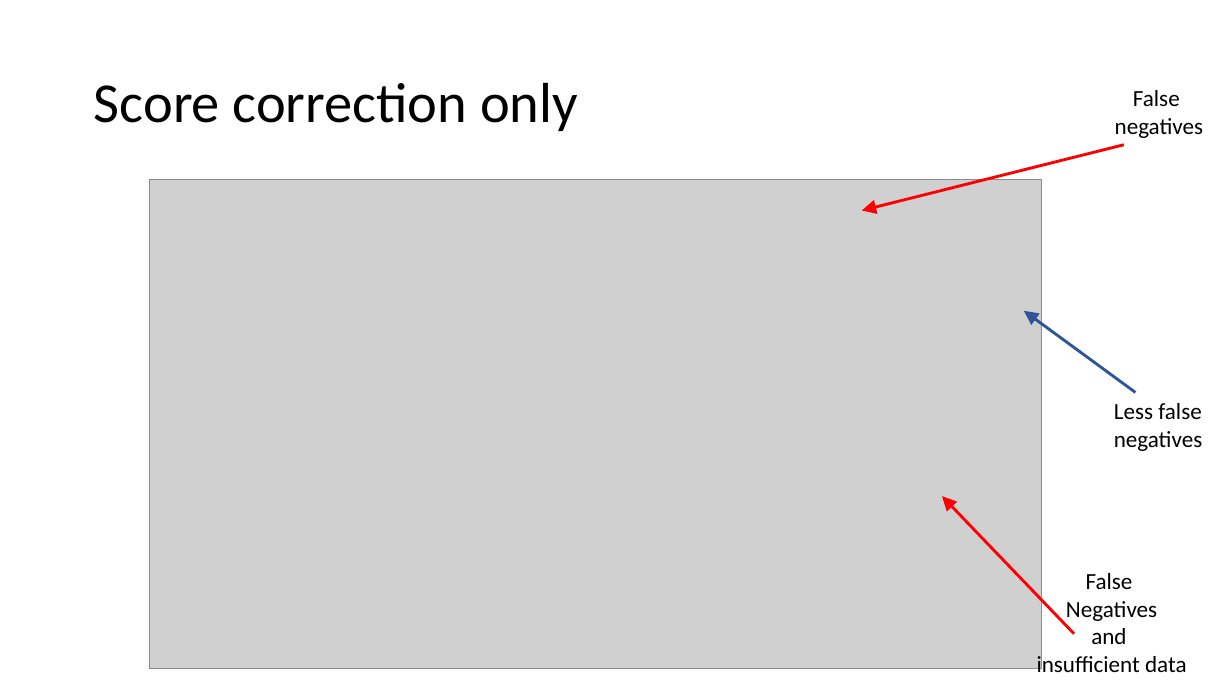
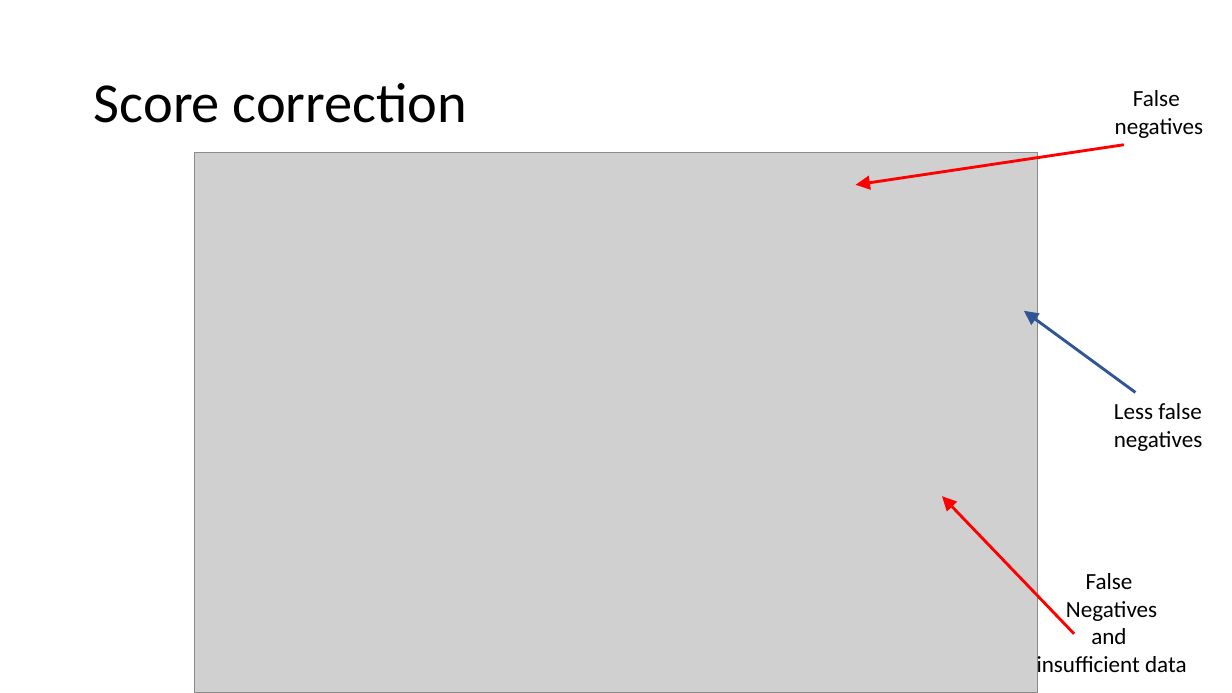
Before and after one commit to Slendercoder/DCL-DataAnalysis, a slide deck: slide 7 of DataCorrection.pptx (slide 6 before the commit). Drawn at 1232x693 pixels with LibreOffice and Linux fonts; fonts in the diff are those of the drawing; grey boxes stand for pictures. Boxes give left, top, right and bottom in pixels: in the first picture for what was removed or moved away, otherwise in the second. Text is boxed around its words. In the diff, an @@ line names an element or a change of style, - is before the commit and + after.

```diff
--- a/DataCorrection.pptx
+++ b/DataCorrection.pptx
@@ title at box(94, 83, 468, 123): text changed @@
-Score correction only
+Score correction
@@ arrow moved from (1124, 145) - (862, 211) to (1124, 145) - (856, 185) @@
@@ picture: place and size @@
-picture at box(149, 180, 1042, 669)
+picture at box(194, 152, 1038, 693)
```
Also in this commit, not shown: 4 other slides changed, 4 slides added, 2 slides removed, 30 other files.
